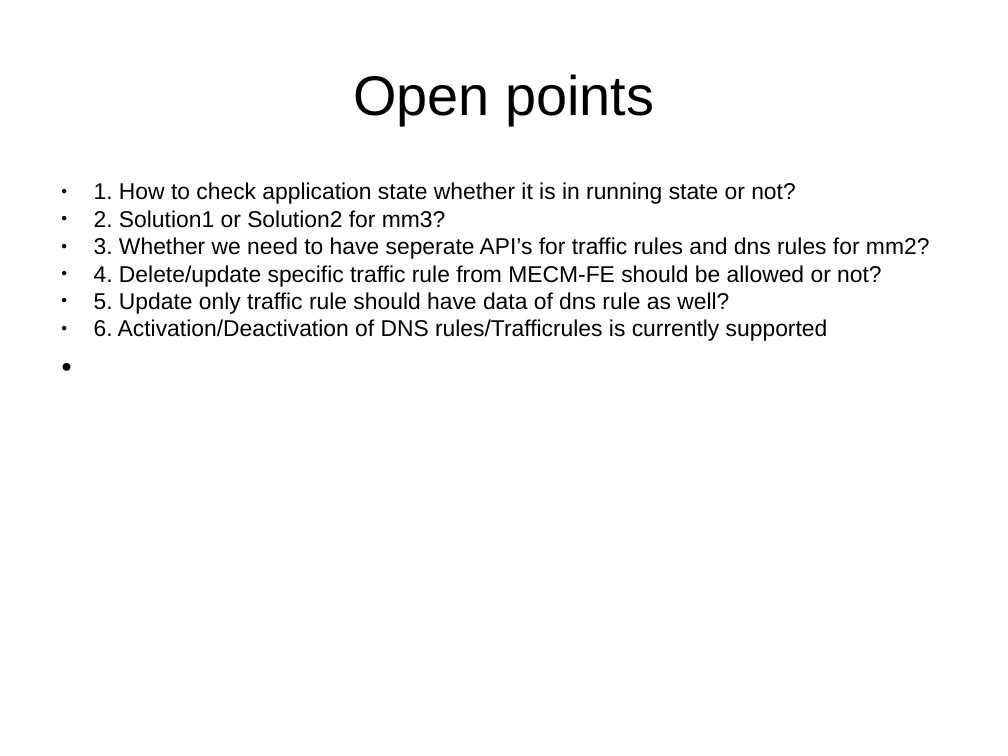
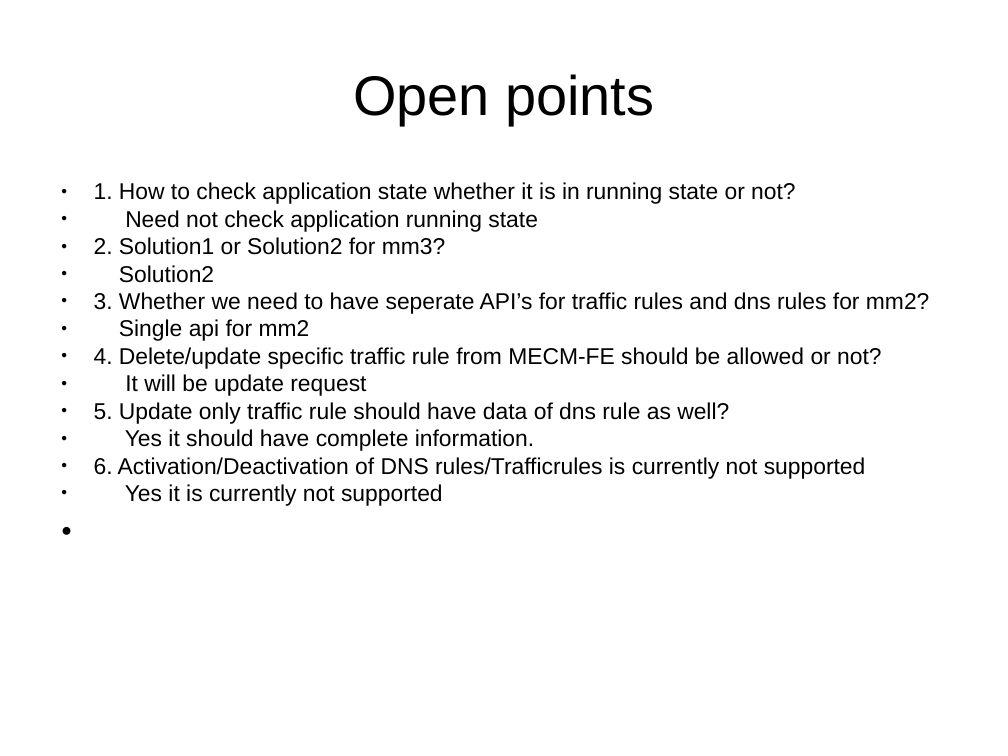
Before and after one commit to EdgeGallery/community, a slide deck: slide 16 of MECM PT/Release V1.0/MECM_UPF_Integration.pptx (slide 25 before the commit). Drawn at 1008x756 pixels with LibreOffice and Linux fonts; fonts in the diff are those of the drawing. Boxes give left, top, right and bottom in pixels: in the first picture for what was removed or moved away, otherwise in the second. Text is boxed around its words. In the diff, an @@ line names an element or a change of style, - is before the commit and + after.

```diff
--- a/MECM PT/Release V1.0/MECM_UPF_Integration.pptx
+++ b/MECM PT/Release V1.0/MECM_UPF_Integration.pptx
@@ text at bbox=[125, 210, 538, 232]: paragraph added @@
+● Need not check application running state
@@ text at bbox=[119, 265, 214, 283]: paragraph added @@
+● Solution2
@@ text at bbox=[119, 319, 310, 341]: paragraph added @@
+● Single api for mm2
@@ text at bbox=[125, 374, 366, 396]: paragraph added @@
+● It will be update request
@@ text at bbox=[94, 429, 866, 506]: text changed @@
-● 6. Activation/Deactivation of DNS rules/Trafficrules is currently supported
+● Yes it should have complete information.
+● 6. Activation/Deactivation of DNS rules/Trafficrules is currently not supported
+● Yes it is currently not supported
```
Also in this commit, not shown: 13 other slides changed, 9 slides removed.
